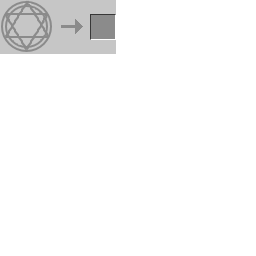
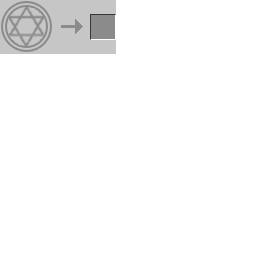
Two versions of the same layered image (256 × 256). Layer-by-layer changes:
renamed "图层 3" to "图层 4 副本", painted on it over bbox(4, 0, 49, 50)
